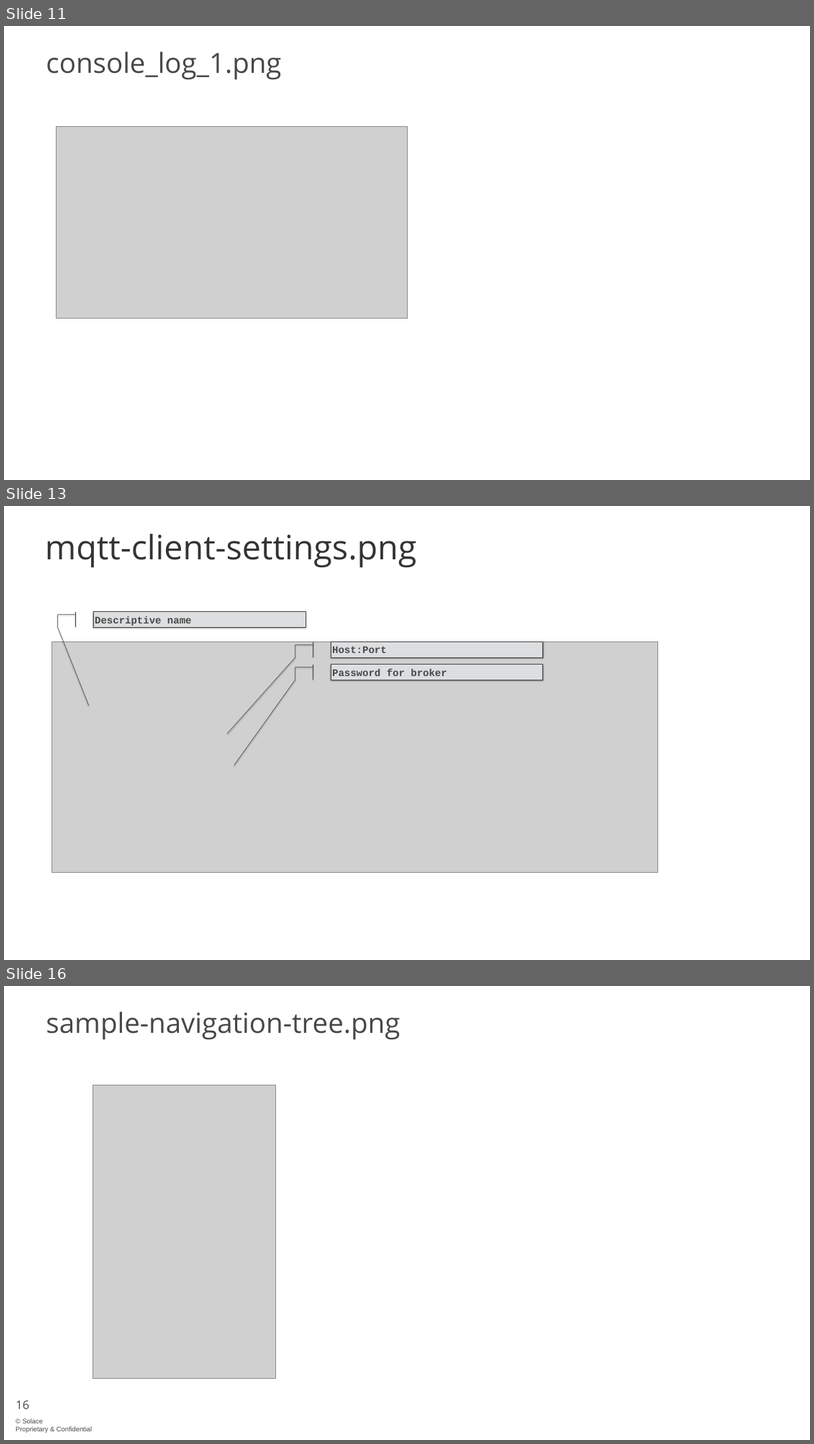
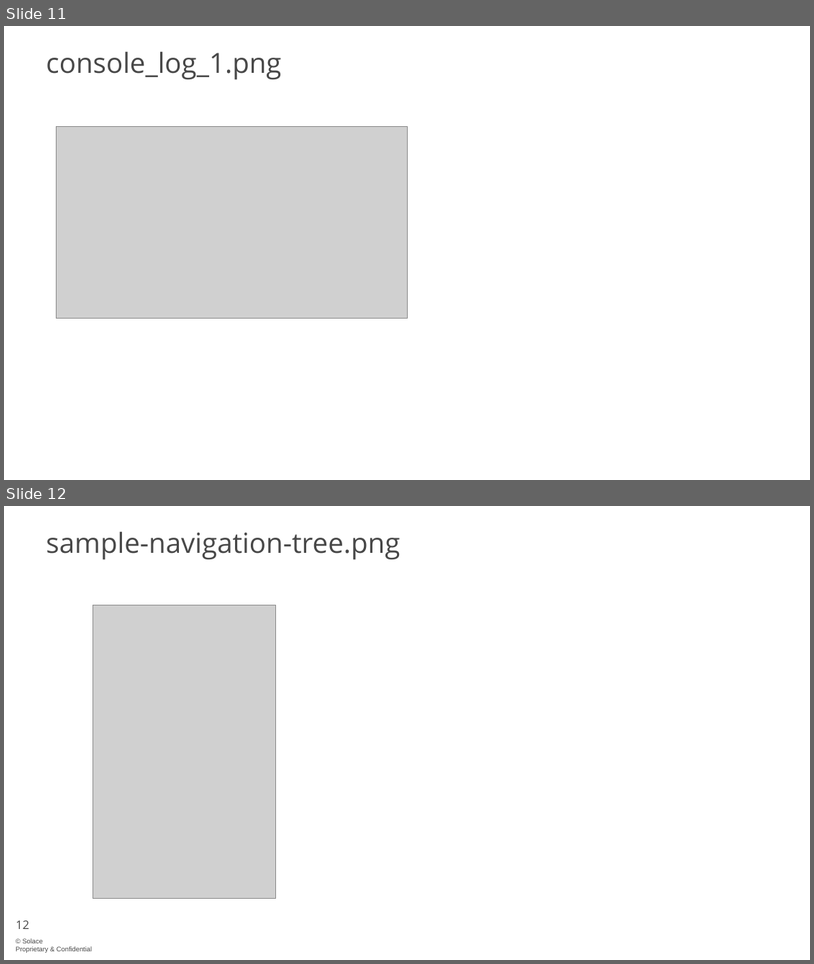
Before and after one commit to solace-iot-team/Bosch-IoT-Showcase, a slide deck: doc/images/Bosch-IoT-Showcase-picture-source.pptx. Shown one above the other, each under a label of ours: slides 11, 13 and 16 before the commit, slides 11 and 12 after it; the slides between them are not shown. The pictures are 814x1444 and 814x964 pixels, drawn with LibreOffice and Linux fonts; fonts in the diff are those of the drawing; grey boxes stand for pictures; background and template pictures are left out. Boxes give left, top, right and bottom in pixels: in the first picture for what was removed or moved away, otherwise in the second. Text is boxed around its words. In the diff, an @@ line names an element or a change of style, - is before the commit and + after.

```diff
--- a/doc/images/Bosch-IoT-Showcase-picture-source.pptx
+++ b/doc/images/Bosch-IoT-Showcase-picture-source.pptx
@@ slide 13 removed at (4, 506, 810, 960), background #FFFFFF @@
@@ title removed at (45, 533, 417, 567) @@
-mqtt-client-settings.png
@@ group removed at (52, 612, 658, 872): 3 accent border callouts, 1 picture @@
-Host:Port
-Descriptive name
-Password for broker
@@ what was slide 16 is now slide 12 @@
@@ page number at (16, 920, 29, 929): text changed @@
-16
+12
```
Also in this commit, not shown: 1 slide changed, 3 other slides removed, 4 other files.
